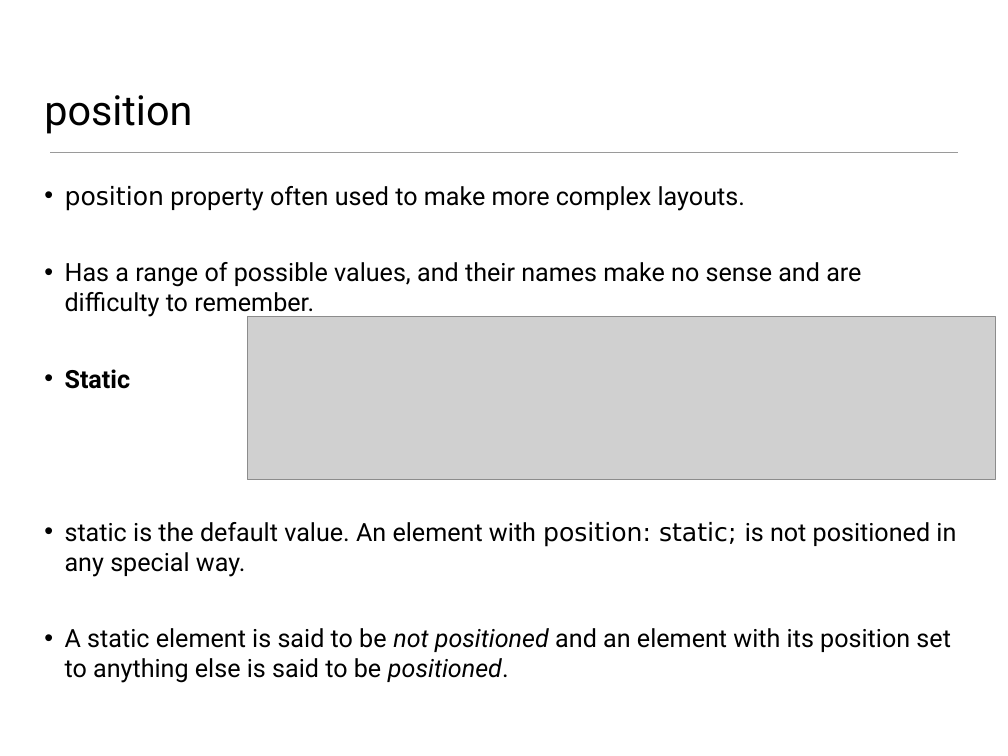
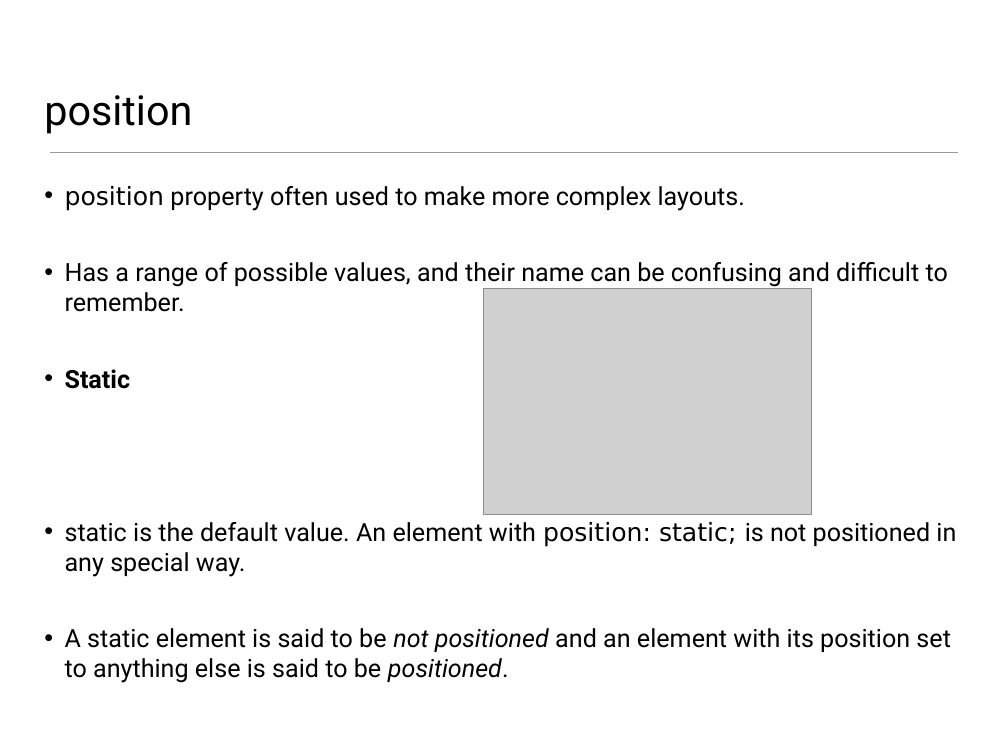
Before and after one commit to wit-web-dev-2015/web-dev-1, a slide deck: slide 13 of topic06/talk-1/a-css-layout-part1.pptx (slide 10 before the commit). Drawn at 1008x756 pixels with LibreOffice and Linux fonts; fonts in the diff are those of the drawing; grey boxes stand for pictures. Boxes give left, top, right and bottom in pixels: in the first picture for what was removed or moved away, otherwise in the second. Text is boxed around its words. In the diff, an @@ line names an element or a change of style, - is before the commit and + after.

Commit message:
slide update

```diff
--- a/topic06/talk-1/a-css-layout-part1.pptx
+++ b/topic06/talk-1/a-css-layout-part1.pptx
@@ text at box(65, 262, 948, 312): text changed @@
-• Has a range of possible values, and their names make no sense and are difficulty to remember.
+• Has a range of possible values, and their name can be confusing and difficult to remember.
@@ picture: place and size @@
-picture at box(247, 317, 995, 480)
+picture at box(484, 289, 812, 515)
```
Also in this commit, not shown: 5 other slides changed, 3 slides added, 2 other files.
